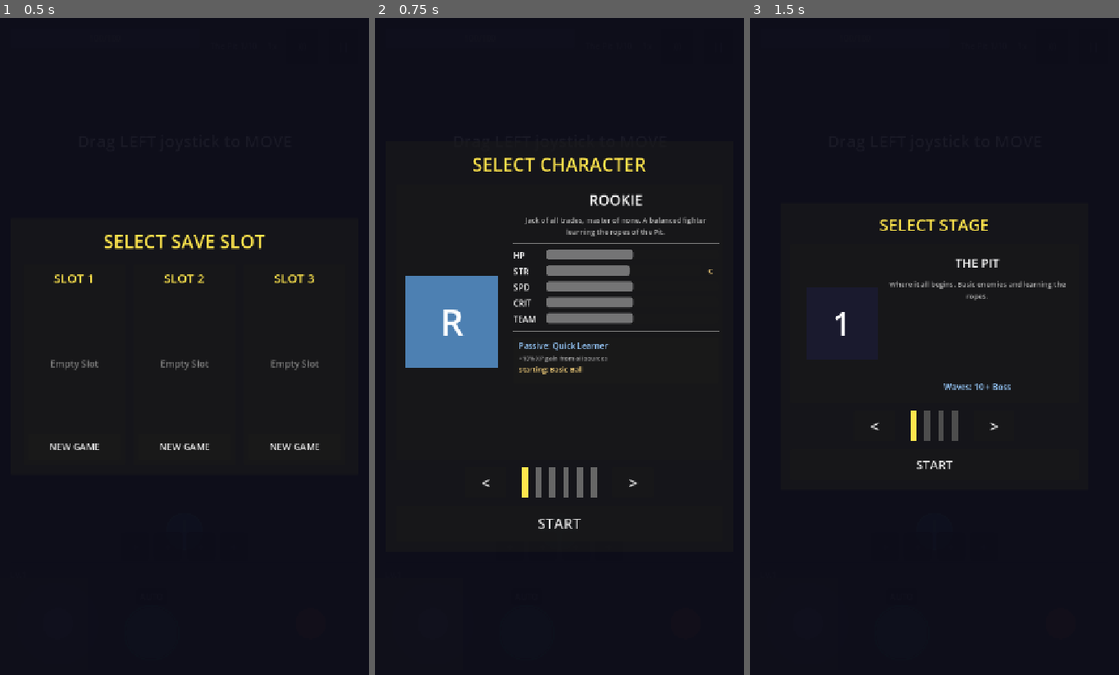
Above: before the commit, frames 1-3 (left to right).
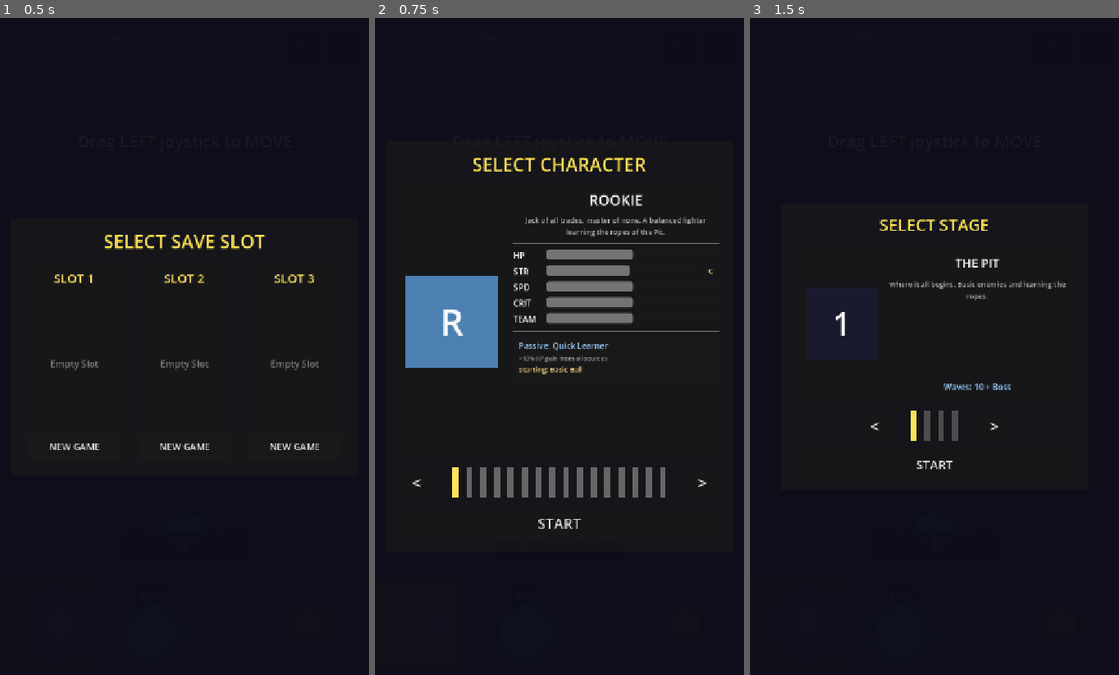
Above: after the commit, the same moments.

Repository: Randroids-Dojo/GoPit
Game: Godot game, scene res://scenes/game.tscn
Same seed, same stepped clock (60 frames per second), same inputs: the game is played once before the commit and once after it.
Inputs:
- Up to frame 1 (0.5 s): no input
- Up to frame 2 (0.75 s): click "NEW GAME" at 0.5 s
- Up to frame 3 (1.5 s): click "START" at 1.25 s

Frame 1 is identical in both runs. In frame 2, 0.9% of the frame differs, in the area x 10-90%, y 68-73%; in frame 3, nothing differs.

Commit message:
Add 10 new playable characters with unique passives
New characters:
- Warrior: Berserker passive (+30% damage when below 50% HP)
- Shade: Executioner passive (instant kill on low HP crits)
- Broodmother: Swarm Lord passive (+50% baby ball damage)
- Empty Nester: No baby balls, evolved balls fire 2x
- Collector: Built-in maximum gem magnet range
- Repentant: Bounce Master (+5% damage per wall bounce)
- Physicist: Gravity passive (balls curve toward enemies)
- Shieldbearer: Shield Bounce (2x damage on shield reflect)
- Plague Doctor: Pandemic (+50% poison damage/duration)
- Berserker: Bloodlust (+3% fire rate per kill, max 17 stacks)

Closes GoPit-308u

Diff:
--- /dev/null
+++ b/resources/characters/berserker.tres
@@ -0,0 +1,27 @@
+[gd_resource type="Resource" script_class="Character" load_steps=2 format=3]
+
+[ext_resource type="Script" path="res://resources/characters/character.gd" id="1"]
+
+[resource]
+script = ExtResource("1")
+character_name = "Berserker"
+description = "An unstoppable force fueled by carnage. Each kill accelerates the onslaught."
+endurance = 1.1
+base_strength = 9
+strength_scaling = 2
+strength = 1.1
+leadership = 0.5
+speed = 1.2
+base_dexterity = 6
+dexterity_scaling = 3
+dexterity = 1.0
+base_intelligence = 3
+intelligence_scaling = 5
+intelligence = 0.7
+base_fire_rate = 1.0
+fire_rate_scaling = 2
+starting_ball = 5
+passive_name = "Bloodlust"
+passive_description = "+3% fire rate per kill (max 17 stacks). Resets on taking damage."
+is_unlocked = false
+unlock_requirement = "Kill 30 enemies in 10 seconds"
--- /dev/null
+++ b/resources/characters/broodmother.tres
@@ -0,0 +1,27 @@
+[gd_resource type="Resource" script_class="Character" load_steps=2 format=3]
+
+[ext_resource type="Script" path="res://resources/characters/character.gd" id="1"]
+
+[resource]
+script = ExtResource("1")
+character_name = "Broodmother"
+description = "A swarm commander whose children overwhelm the enemy. Weak alone, unstoppable with the horde."
+endurance = 1.1
+base_strength = 4
+strength_scaling = 5
+strength = 0.7
+leadership = 1.8
+speed = 0.8
+base_dexterity = 3
+dexterity_scaling = 5
+dexterity = 0.8
+base_intelligence = 5
+intelligence_scaling = 3
+intelligence = 1.0
+base_fire_rate = 1.5
+fire_rate_scaling = 4
+starting_ball = 0
+passive_name = "Swarm Lord"
+passive_description = "+50% baby ball damage. Your army of smaller balls hits much harder."
+is_unlocked = false
+unlock_requirement = "Spawn 100 baby balls in one run"
--- /dev/null
+++ b/resources/characters/collector.tres
@@ -0,0 +1,27 @@
+[gd_resource type="Resource" script_class="Character" load_steps=2 format=3]
+
+[ext_resource type="Script" path="res://resources/characters/character.gd" id="1"]
+
+[resource]
+script = ExtResource("1")
+character_name = "Collector"
+description = "A treasure hunter with an innate magnetism. Gems are drawn to them from across the battlefield."
+endurance = 1.0
+base_strength = 6
+strength_scaling = 3
+strength = 1.0
+leadership = 1.0
+speed = 1.0
+base_dexterity = 5
+dexterity_scaling = 3
+dexterity = 1.0
+base_intelligence = 5
+intelligence_scaling = 3
+intelligence = 1.0
+base_fire_rate = 2.0
+fire_rate_scaling = 3
+starting_ball = 0
+passive_name = "Collector"
+passive_description = "Built-in maximum gem magnet range. Never miss a gem again."
+is_unlocked = false
+unlock_requirement = "Collect 500 gems in one run"
--- /dev/null
+++ b/resources/characters/empty_nester.tres
@@ -0,0 +1,27 @@
+[gd_resource type="Resource" script_class="Character" load_steps=2 format=3]
+
+[ext_resource type="Script" path="res://resources/characters/character.gd" id="1"]
+
+[resource]
+script = ExtResource("1")
+character_name = "Empty Nester"
+description = "A lone wolf who traded support for raw power. No baby balls, but special fires happen twice as often."
+endurance = 0.9
+base_strength = 10
+strength_scaling = 2
+strength = 1.2
+leadership = 0.0
+speed = 1.1
+base_dexterity = 8
+dexterity_scaling = 2
+dexterity = 1.2
+base_intelligence = 6
+intelligence_scaling = 3
+intelligence = 1.0
+base_fire_rate = 3.0
+fire_rate_scaling = 1
+starting_ball = 0
+passive_name = "Empty Nester"
+passive_description = "No baby balls spawn. Instead, evolved/special balls fire 2x per shot."
+is_unlocked = false
+unlock_requirement = "Complete a run without any baby ball kills"
--- /dev/null
+++ b/resources/characters/physicist.tres
@@ -0,0 +1,27 @@
+[gd_resource type="Resource" script_class="Character" load_steps=2 format=3]
+
+[ext_resource type="Script" path="res://resources/characters/character.gd" id="1"]
+
+[resource]
+script = ExtResource("1")
+character_name = "Physicist"
+description = "A master of gravitational forces. Balls curve toward nearby enemies, making every shot count."
+endurance = 0.8
+base_strength = 6
+strength_scaling = 3
+strength = 1.0
+leadership = 0.8
+speed = 1.0
+base_dexterity = 7
+dexterity_scaling = 2
+dexterity = 1.1
+base_intelligence = 10
+intelligence_scaling = 1
+intelligence = 1.3
+base_fire_rate = 1.5
+fire_rate_scaling = 4
+starting_ball = 3
+passive_name = "Gravity"
+passive_description = "Balls curve toward nearby enemies. Never miss again."
+is_unlocked = false
+unlock_requirement = "Hit 100 enemies with a single ball"
--- /dev/null
+++ b/resources/characters/plague_doctor.tres
@@ -0,0 +1,27 @@
+[gd_resource type="Resource" script_class="Character" load_steps=2 format=3]
+
+[ext_resource type="Script" path="res://resources/characters/character.gd" id="1"]
+
+[resource]
+script = ExtResource("1")
+character_name = "Plague Doctor"
+description = "A master of afflictions. Poison spreads further and lasts longer, turning the battlefield toxic."
+endurance = 0.9
+base_strength = 5
+strength_scaling = 4
+strength = 0.9
+leadership = 0.6
+speed = 0.9
+base_dexterity = 6
+dexterity_scaling = 3
+dexterity = 1.0
+base_intelligence = 12
+intelligence_scaling = 1
+intelligence = 1.4
+base_fire_rate = 1.5
+fire_rate_scaling = 3
+starting_ball = 4
+passive_name = "Pandemic"
+passive_description = "+50% poison damage and duration. Toxins spread like wildfire."
+is_unlocked = false
+unlock_requirement = "Kill 200 enemies with poison damage"
--- /dev/null
+++ b/resources/characters/repentant.tres
@@ -0,0 +1,27 @@
+[gd_resource type="Resource" script_class="Character" load_steps=2 format=3]
+
+[ext_resource type="Script" path="res://resources/characters/character.gd" id="1"]
+
+[resource]
+script = ExtResource("1")
+character_name = "Repentant"
+description = "A patient warrior who gains power through persistence. Each wall bounce makes the ball hit harder."
+endurance = 1.0
+base_strength = 7
+strength_scaling = 3
+strength = 1.0
+leadership = 0.9
+speed = 0.9
+base_dexterity = 5
+dexterity_scaling = 3
+dexterity = 1.0
+base_intelligence = 4
+intelligence_scaling = 4
+intelligence = 0.9
+base_fire_rate = 1.5
+fire_rate_scaling = 4
+starting_ball = 6
+passive_name = "Bounce Master"
+passive_description = "+5% damage per wall bounce. Diagonal shots = maximum damage."
+is_unlocked = false
+unlock_requirement = "Achieve 20+ bounces on a single ball"
--- /dev/null
+++ b/resources/characters/shade.tres
@@ -0,0 +1,27 @@
+[gd_resource type="Resource" script_class="Character" load_steps=2 format=3]
+
+[ext_resource type="Script" path="res://resources/characters/character.gd" id="1"]
+
+[resource]
+script = ExtResource("1")
+character_name = "Shade"
+description = "A deadly assassin who finishes off wounded prey. Critical hits on low-health enemies are instant kills."
+endurance = 0.7
+base_strength = 6
+strength_scaling = 4
+strength = 0.9
+leadership = 0.7
+speed = 1.2
+base_dexterity = 12
+dexterity_scaling = 1
+dexterity = 1.5
+base_intelligence = 4
+intelligence_scaling = 4
+intelligence = 0.9
+base_fire_rate = 2.5
+fire_rate_scaling = 1
+starting_ball = 0
+passive_name = "Executioner"
+passive_description = "Critical hits on enemies below 20% HP are instant kills. Swift and deadly."
+is_unlocked = false
+unlock_requirement = "Get 50 critical hits in one run"
--- /dev/null
+++ b/resources/characters/shieldbearer.tres
@@ -0,0 +1,27 @@
+[gd_resource type="Resource" script_class="Character" load_steps=2 format=3]
+
+[ext_resource type="Script" path="res://resources/characters/character.gd" id="1"]
+
+[resource]
+script = ExtResource("1")
+character_name = "Shieldbearer"
+description = "A defensive powerhouse. Balls bounce off their shield with doubled damage, rewarding precise positioning."
+endurance = 1.4
+base_strength = 8
+strength_scaling = 2
+strength = 1.1
+leadership = 0.7
+speed = 0.8
+base_dexterity = 4
+dexterity_scaling = 4
+dexterity = 0.8
+base_intelligence = 5
+intelligence_scaling = 3
+intelligence = 1.0
+base_fire_rate = 1.0
+fire_rate_scaling = 4
+starting_ball = 6
+passive_name = "Shield Bounce"
+passive_description = "Balls that return to player bounce off shield, gaining 2x damage."
+is_unlocked = false
+unlock_requirement = "Block 50 enemy projectiles"
--- /dev/null
+++ b/resources/characters/warrior.tres
@@ -0,0 +1,27 @@
+[gd_resource type="Resource" script_class="Character" load_steps=2 format=3]
+
+[ext_resource type="Script" path="res://resources/characters/character.gd" id="1"]
+
+[resource]
+script = ExtResource("1")
+character_name = "Warrior"
+description = "A battle-hardened fighter who grows stronger as danger increases. The more you bleed, the harder you hit."
+endurance = 1.2
+base_strength = 12
+strength_scaling = 1
+strength = 1.3
+leadership = 0.8
+speed = 1.0
+base_dexterity = 4
+dexterity_scaling = 4
+dexterity = 0.9
+base_intelligence = 3
+intelligence_scaling = 5
+intelligence = 0.8
+base_fire_rate = 2.0
+fire_rate_scaling = 3
+starting_ball = 0
+passive_name = "Berserker"
+passive_description = "+30% damage when below 50% HP. The lower your health, the more dangerous you become."
+is_unlocked = false
+unlock_requirement = "Deal 10,000 total damage"
--- a/scripts/autoload/game_manager.gd
+++ b/scripts/autoload/game_manager.gd
@@ -114,7 +114,7 @@
 var character_starting_ball: int = 0  # BallType enum
 
 # Passive ability flags (set based on selected character)
-enum Passive { NONE, QUICK_LEARNER, SHATTER, JACKPOT, INFERNO, SQUAD_LEADER, LIFESTEAL, BOUNCE_MASTER, EXECUTIONER, COLLECTOR, EMPTY_NESTER }
+enum Passive { NONE, QUICK_LEARNER, SHATTER, JACKPOT, INFERNO, SQUAD_LEADER, LIFESTEAL, BOUNCE_MASTER, EXECUTIONER, COLLECTOR, EMPTY_NESTER, BERSERKER, SWARM_LORD, GRAVITY, SHIELD_BOUNCE, PANDEMIC, BLOODLUST }
 var active_passive: Passive = Passive.NONE
 
 # High score persistence
@@ -304,7 +304,13 @@
 	"Bounce Master": Passive.BOUNCE_MASTER,
 	"Executioner": Passive.EXECUTIONER,
 	"Collector": Passive.COLLECTOR,
-	"Empty Nester": Passive.EMPTY_NESTER
+	"Empty Nester": Passive.EMPTY_NESTER,
+	"Berserker": Passive.BERSERKER,
+	"Swarm Lord": Passive.SWARM_LORD,
+	"Gravity": Passive.GRAVITY,
+	"Shield Bounce": Passive.SHIELD_BOUNCE,
+	"Pandemic": Passive.PANDEMIC,
+	"Bloodlust": Passive.BLOODLUST
 }
 
 
@@ -599,6 +605,69 @@
 	if active_passive == Passive.EMPTY_NESTER:
 		return 2
 	return 1
+
+
+func get_berserker_damage_mult() -> float:
+	## Returns damage multiplier when below 50% HP (Berserker: +30%)
+	## Returns 1.0 normally, 1.3 when HP < 50% with Berserker passive
+	if active_passive == Passive.BERSERKER and player_hp < max_hp * 0.5:
+		return 1.3
+	return 1.0
+
+
+func get_baby_ball_damage_mult() -> float:
+	## Returns damage multiplier for baby balls (Swarm Lord: +50%)
+	if active_passive == Passive.SWARM_LORD:
+		return 1.5
+	return 1.0
+
+
+func has_gravity_balls() -> bool:
+	## Returns true if balls are affected by gravity (Physicist passive)
+	return active_passive == Passive.GRAVITY
+
+
+func has_shield_bounce() -> bool:
+	## Returns true if balls bounce off enemies once (Shieldbearer passive)
+	return active_passive == Passive.SHIELD_BOUNCE
+
+
+func get_poison_damage_mult() -> float:
+	## Returns poison damage multiplier (Pandemic: +50%)
+	if active_passive == Passive.PANDEMIC:
+		return 1.5
+	return 1.0
+
+
+func get_poison_duration_mult() -> float:
+	## Returns poison duration multiplier (Pandemic: +50%)
+	if active_passive == Passive.PANDEMIC:
+		return 1.5
+	return 1.0
+
+
+# Bloodlust tracking - kill streaks increase attack speed
+var bloodlust_stacks: int = 0
+const BLOODLUST_MAX_STACKS: int = 17  # 17 stacks * 3% = 51% max
+const BLOODLUST_BONUS_PER_STACK: float = 0.03  # 3% per kill
+
+
+func add_bloodlust_stack() -> void:
+	## Add a bloodlust stack on kill (Bloodlust passive)
+	if active_passive == Passive.BLOODLUST:
+		bloodlust_stacks = mini(bloodlust_stacks + 1, BLOODLUST_MAX_STACKS)
+
+
+func get_bloodlust_fire_rate_mult() -> float:
+	## Returns fire rate multiplier from bloodlust stacks
+	if active_passive == Passive.BLOODLUST:
+		return 1.0 + bloodlust_stacks * BLOODLUST_BONUS_PER_STACK
+	return 1.0
+
+
+func reset_bloodlust() -> void:
+	## Reset bloodlust stacks (called on game start/end)
+	bloodlust_stacks = 0
 
 
 # === Shooting state and movement ===
@@ -750,6 +819,8 @@
 	stats["damage_dealt"] = 0
 	stats["gems_collected"] = 0
 	stats["time_survived"] = 0.0
+	# Reset bloodlust stacks
+	bloodlust_stacks = 0
 	# Apply MetaManager permanent bonuses (shop upgrades + passive evolutions)
 	_apply_meta_bonuses()
 
--- a/scripts/ui/character_select.gd
+++ b/scripts/ui/character_select.gd
@@ -9,10 +9,20 @@
 	"res://resources/characters/frost_mage.tres",
 	"res://resources/characters/tactician.tres",
 	"res://resources/characters/gambler.tres",
-	"res://resources/characters/vampire.tres"
+	"res://resources/characters/vampire.tres",
+	"res://resources/characters/warrior.tres",
+	"res://resources/characters/shade.tres",
+	"res://resources/characters/broodmother.tres",
+	"res://resources/characters/empty_nester.tres",
+	"res://resources/characters/collector.tres",
+	"res://resources/characters/repentant.tres",
+	"res://resources/characters/physicist.tres",
+	"res://resources/characters/shieldbearer.tres",
+	"res://resources/characters/plague_doctor.tres",
+	"res://resources/characters/berserker.tres"
 ]
 
-const BALL_TYPE_NAMES := ["Basic Ball", "Fire Ball", "Ice Ball", "Lightning Ball"]
+const BALL_TYPE_NAMES := ["Basic Ball", "Fire Ball", "Ice Ball", "Lightning Ball", "Poison Ball", "Bleed Ball", "Iron Ball"]
 const PORTRAIT_COLORS := [
 	Color(0.3, 0.5, 0.7),  # Rookie - blue
 	Color(0.8, 0.3, 0.1),  # Pyro - orange
@@ -20,8 +30,18 @@
 	Color(0.5, 0.5, 0.6),  # Tactician - gray
 	Color(0.7, 0.5, 0.8),  # Gambler - purple
 	Color(0.5, 0.2, 0.2),  # Vampire - dark red
+	Color(0.6, 0.3, 0.2),  # Warrior - brown-red
+	Color(0.2, 0.1, 0.3),  # Shade - dark purple
+	Color(0.3, 0.5, 0.2),  # Broodmother - green
+	Color(0.3, 0.3, 0.35), # Empty Nester - charcoal
+	Color(0.8, 0.7, 0.2),  # Collector - gold
+	Color(0.5, 0.4, 0.3),  # Repentant - brown
+	Color(0.2, 0.3, 0.6),  # Physicist - deep blue
+	Color(0.6, 0.6, 0.7),  # Shieldbearer - silver
+	Color(0.3, 0.5, 0.3),  # Plague Doctor - sickly green
+	Color(0.7, 0.2, 0.2),  # Berserker - blood red
 ]
-const PORTRAIT_EMOJIS := ["R", "P", "F", "T", "G", "V"]
+const PORTRAIT_EMOJIS := ["R", "P", "F", "T", "G", "V", "W", "S", "B", "E", "C", "Re", "Ph", "Sh", "PD", "Be"]
 
 var _characters: Array[Resource] = []
 var _current_index: int = 0
